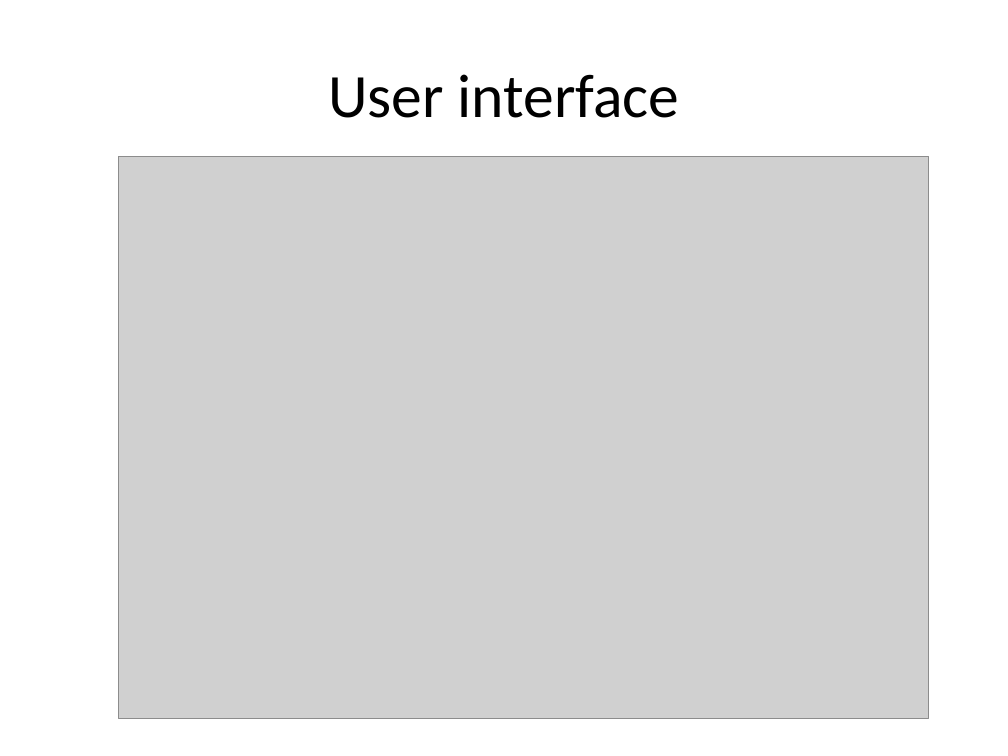
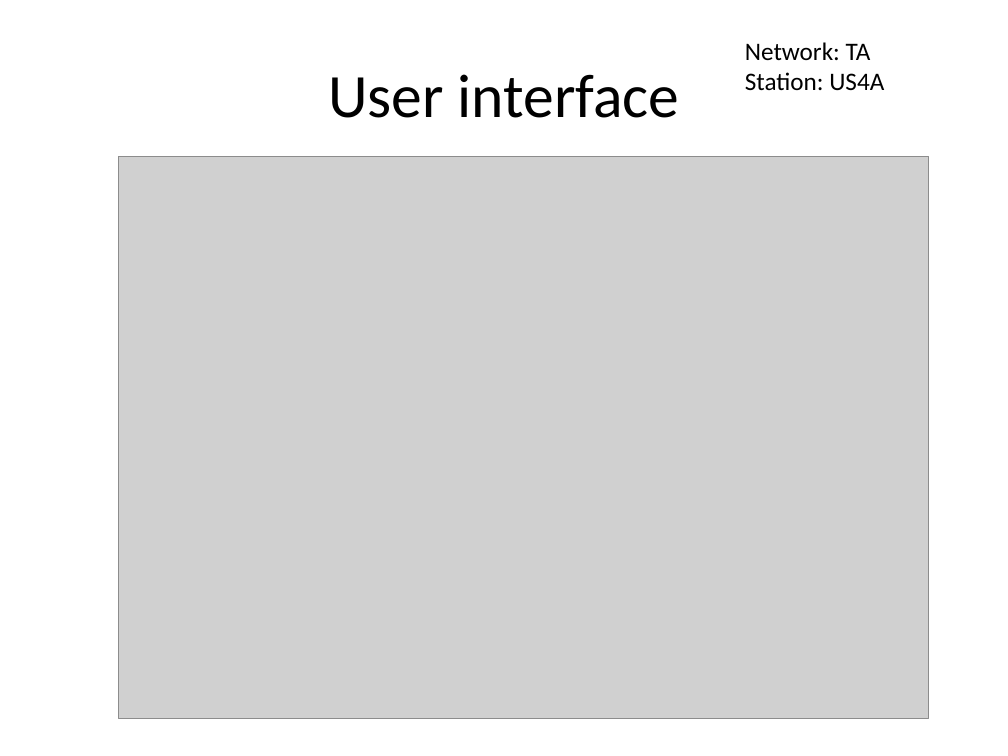
Before and after one commit to lkloh/USArray, a slide deck: slide 5 of InstallingCommonPrograms/InstallingSoftware.pptx. Drawn at 1008x756 pixels with LibreOffice and Linux fonts; fonts in the diff are those of the drawing; grey boxes stand for pictures. Boxes give left, top, right and bottom in pixels: in the first picture for what was removed or moved away, otherwise in the second. Text is boxed around its words. In the diff, an @@ line names an element or a change of style, - is before the commit and + after.

```diff
--- a/InstallingCommonPrograms/InstallingSoftware.pptx
+++ b/InstallingCommonPrograms/InstallingSoftware.pptx
@@ text added at (x1=745, y1=42, x2=884, y2=91), 18 pt, text #000000 @@
+Network: TA
+Station: US4A
```
Also in this commit, not shown: 2 other slides changed, 1 slide added, 1 other file.
